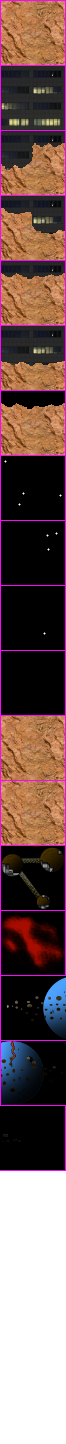
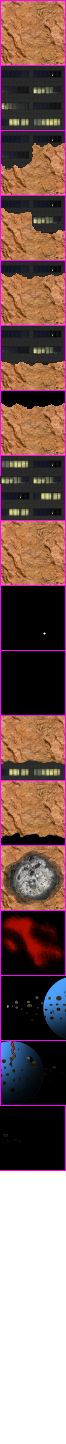
Two versions of the same layered image (66 x 1444). Layer-by-layer changes:
added layer "Pasted Layer#17" (grain merge) above "Pasted Layer#16" over (2, 850, 64, 906)
added layer "Pasted Layer#16" above "Pasted Layer#15" over (1, 846, 65, 910)
added layer "Pasted Layer#15" above "Pasted Layer#14" over (1, 521, 65, 585)
added layer "Pasted Layer#14" above "Pasted Layer#12" over (0, 456, 65, 520)
painted on "Pasted Layer#12" over (1, 832, 65, 845)
painted on "Pasted Layer#11" over (1, 759, 65, 780)
added layer "Pasted Layer#13" above "Pasted Layer#9" over (1, 759, 65, 780)
